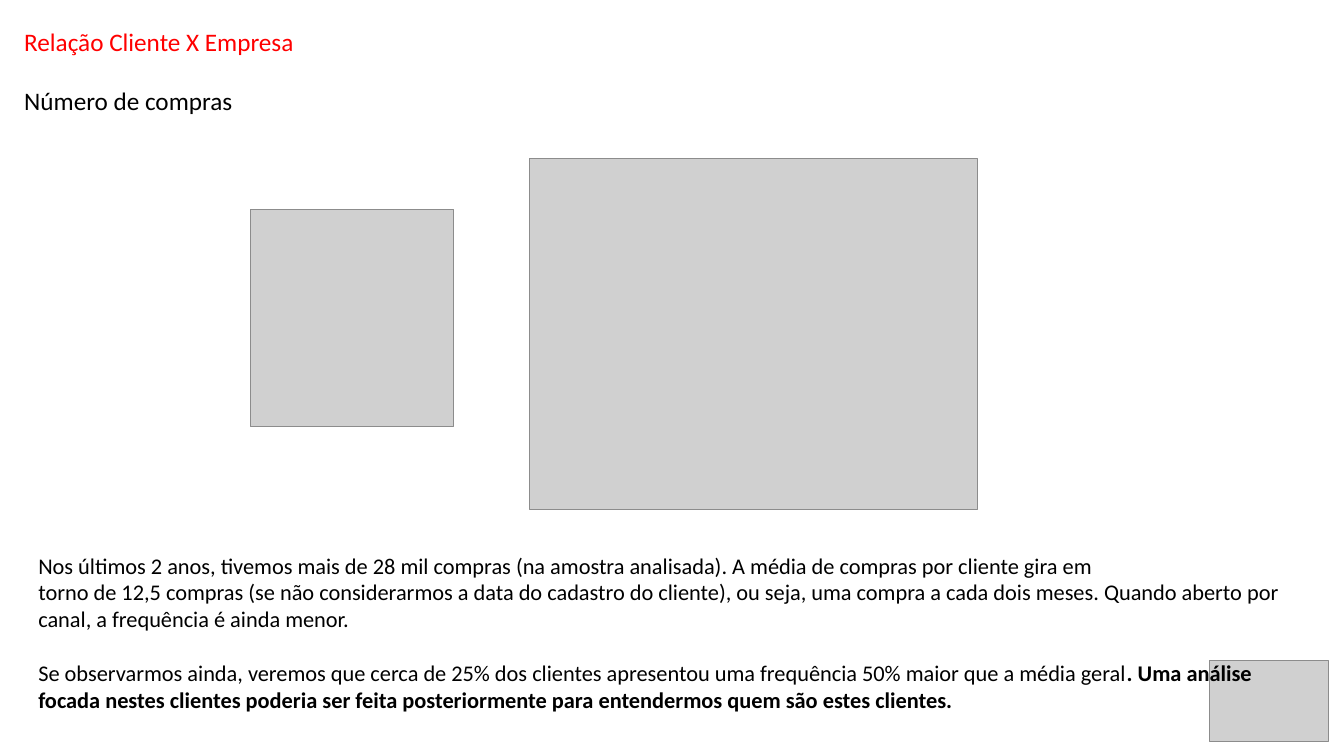
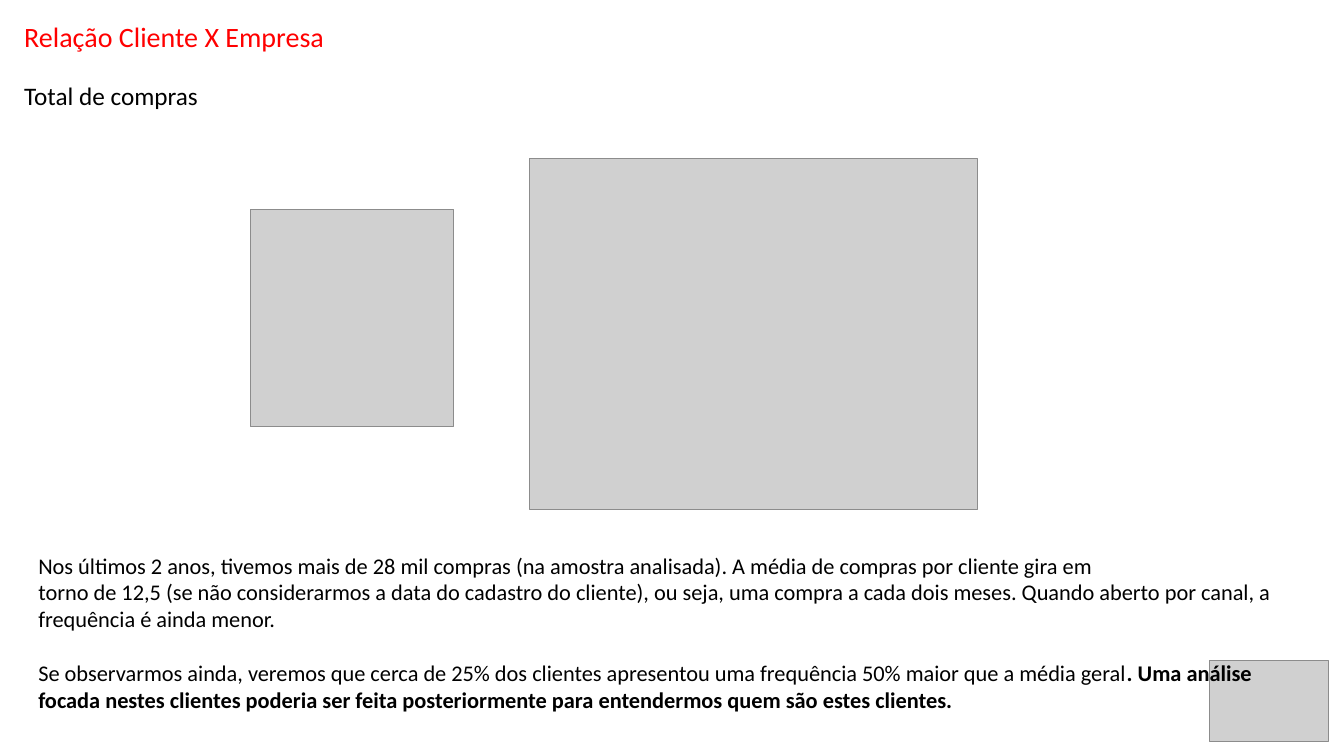
Before and after one commit to Danielgmelo/ifood, a slide deck: slide 8 of my_project/iFood CRM Data Analyst Case.pptx. Drawn at 1344x756 pixels with LibreOffice and Linux fonts; fonts in the diff are those of the drawing; grey boxes stand for pictures. Boxes give left, top, right and bottom in pixels: in the first picture for what was removed or moved away, otherwise in the second. Text is boxed around its words. In the diff, an @@ line names an element or a change of style, - is before the commit and + after.

```diff
--- a/my_project/iFood CRM Data Analyst Case.pptx
+++ b/my_project/iFood CRM Data Analyst Case.pptx
@@ text "Relação Cliente X Empresa" at (24, 27, 324, 52): size 18 to 20 pt @@
@@ text at (24, 87, 198, 109): text changed @@
-Número de compras
+Total de compras
@@ text at (38, 584, 1270, 631): text changed @@
-torno de 12,5 compras (se não considerarmos a data do cadastro do cliente), ou seja, uma compra a cada dois meses. Quando aberto por canal, a frequência é ainda menor.
+torno de 12,5 (se não considerarmos a data do cadastro do cliente), ou seja, uma compra a cada dois meses. Quando aberto por canal, a frequência é ainda menor.
```
Also in this commit, not shown: 27 other slides changed, 1 other file.
